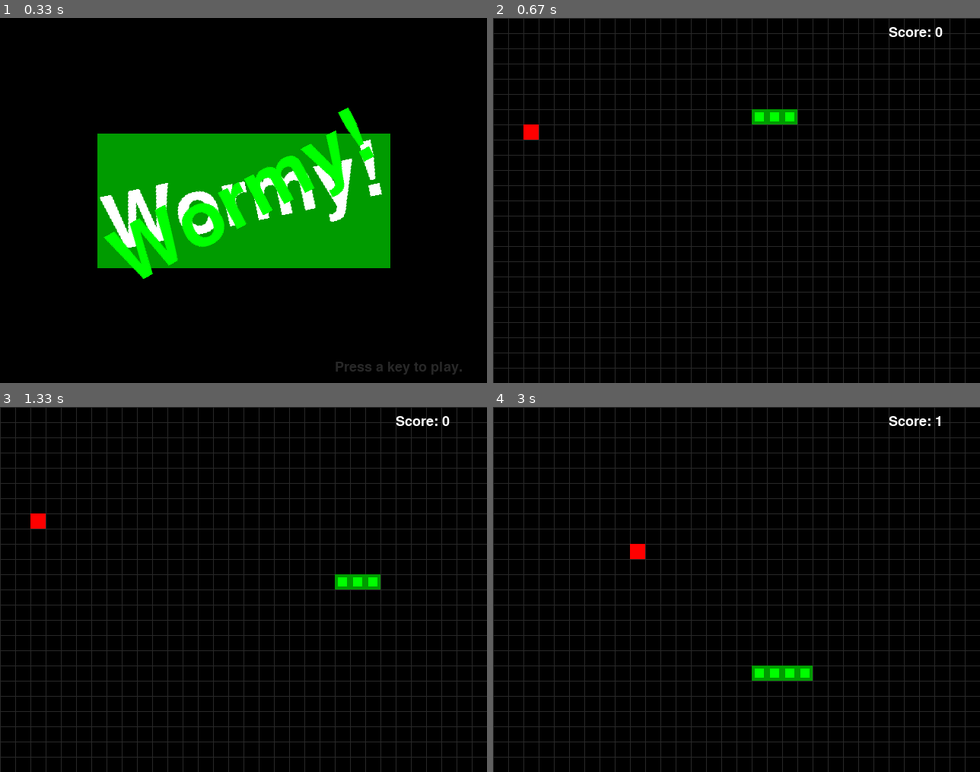
Above: before the commit, frames 1-4 (two rows, left to right).
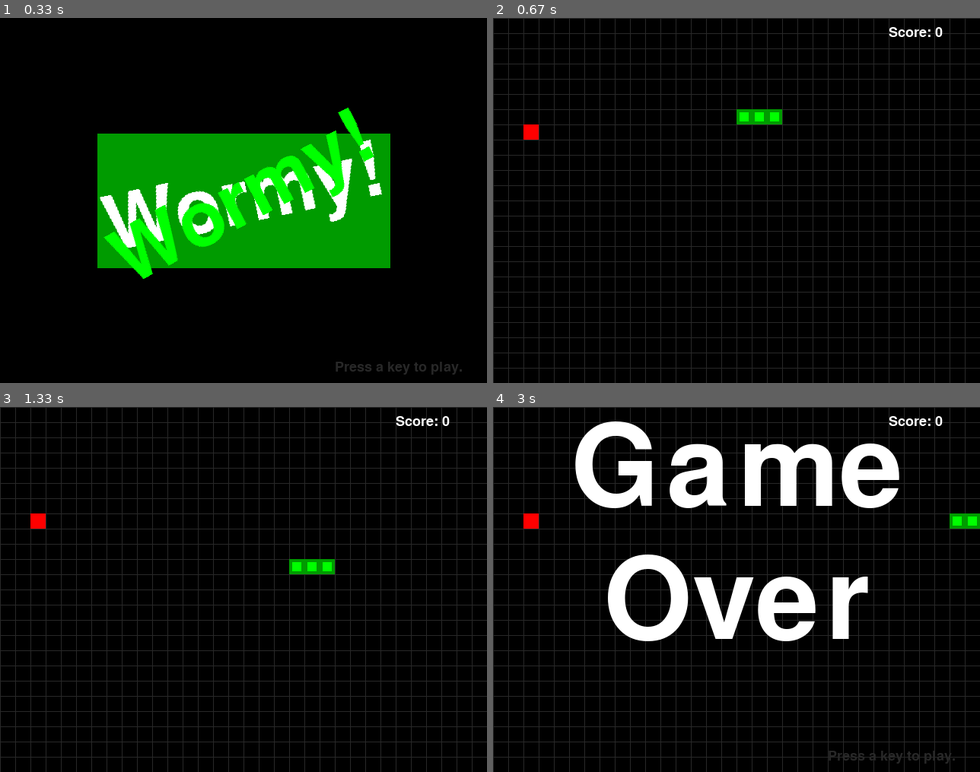
Above: after the commit, the same moments.

Repository: William-Hill/pygame_tutorials
Game: pygame game, started from wormy.py
Same seed, same stepped clock (60 frames per second), same inputs: the game is played once before the commit and once after it.
Inputs:
- Up to frame 1 (0.33 s): no input
- Up to frame 2 (0.67 s): tap Enter at 0.33 s
- Up to frame 3 (1.33 s): tap S at 0.67 s; hold Right from 1 s (still down)
- Up to frame 4 (3 s): release Right at 1.47 s; hold Up 1.5-1.8 s; hold Right 1.83-2.3 s; hold Left 2.33-2.87 s

Frame 1 is identical in both runs. In frame 2, 0.3% of the frame differs, in the area x 50-63%, y 25-30%; in frame 3, 0.8%; in frame 4, 13%, in the area x 6-100%, y 2-98%.

Commit message:
added next level functionality

Diff:
--- a/wormy.py
+++ b/wormy.py
@@ -5,8 +5,11 @@
 
 import random, pygame, sys
 from pygame.locals import *
-
-FPS = 15
+import pickle
+import os
+
+START_SCREEN_FPS = 15
+FPS = 10
 WINDOWWIDTH = 640
 WINDOWHEIGHT = 480
 CELLSIZE = 20
@@ -30,9 +33,10 @@
 RIGHT = 'right'
 
 HEAD = 0 # syntactic sugar: index of the worm's head
+level_up = False
 
 def main():
-    global FPSCLOCK, DISPLAYSURF, BASICFONT
+    global FPSCLOCK, DISPLAYSURF, BASICFONT, level_up
 
     pygame.init()
     FPSCLOCK = pygame.time.Clock()
@@ -43,16 +47,39 @@
     showStartScreen()
     while True:
         runGame()
-        showGameOverScreen()
+        if level_up:
+            showNextLevelScreen()
+        else:
+            showGameOverScreen()
+
+def load_wormy_state(temp_wormCoords, startx, starty, next_level):
+    if len(temp_wormCoords) > 3 and next_level:
+         wormCoords = [{'x': startx, 'y': starty}]
+         for i in range(1,len(temp_wormCoords)+1):
+             wormCoords.append({'x': startx - i, 'y': starty})
+         return wormCoords
+    else:
+        return [{'x': startx, 'y': starty},
+                      {'x': startx - 1, 'y': starty},
+                      {'x': startx - 2, 'y': starty}]
 
 
 def runGame():
     # Set a random start point.
+    global level_up
     startx = random.randint(5, CELLWIDTH - 6)
     starty = random.randint(5, CELLHEIGHT - 6)
-    wormCoords = [{'x': startx,     'y': starty},
-                  {'x': startx - 1, 'y': starty},
-                  {'x': startx - 2, 'y': starty}]
+    try:
+        with open ('worm_state.txt', 'rb') as wormy_state:
+            temp_wormCoords = pickle.load(wormy_state)
+        wormCoords = load_wormy_state(temp_wormCoords, startx, starty, level_up)
+        next_level = False
+    except FileNotFoundError as error:
+        print("error:", error)
+        wormCoords = [{'x': startx,     'y': starty},
+                      {'x': startx - 1, 'y': starty},
+                      {'x': startx - 2, 'y': starty}]
+        next_level = False
     direction = RIGHT
 
     # Start the apple in a random place.
@@ -76,14 +103,30 @@
 
         # check if the worm has hit itself or the edge
         if wormCoords[HEAD]['x'] == -1 or wormCoords[HEAD]['x'] == CELLWIDTH or wormCoords[HEAD]['y'] == -1 or wormCoords[HEAD]['y'] == CELLHEIGHT:
+            next_level = False
+            level_up = False
+            try:
+                os.remove("worm_state.txt")
+            except FileNotFoundError as error:
+                print("error:", error)
             return # game over
         for wormBody in wormCoords[1:]:
             if wormBody['x'] == wormCoords[HEAD]['x'] and wormBody['y'] == wormCoords[HEAD]['y']:
+                next_level = False
+                level_up = False
+                try:
+                    os.remove("worm_state.txt")
+                except FileNotFoundError as error:
+                    print("error:", error)
                 return # game over
 
-        # check if worm has eaten an apply
+        # check if worm has eaten an apple
         if wormCoords[HEAD]['x'] == apple['x'] and wormCoords[HEAD]['y'] == apple['y']:
             # don't remove worm's tail segment
+            with open('worm_state.txt', 'wb') as fp:
+                pickle.dump(wormCoords, fp)
+            next_level = True
+            level_up = True
             apple = getRandomLocation() # set a new apple somewhere
         else:
             del wormCoords[-1] # remove worm's tail segment
@@ -104,6 +147,12 @@
         drawApple(apple)
         drawScore(len(wormCoords) - 3)
         pygame.display.update()
+        if (len(wormCoords) - 3) > 0 and (len(wormCoords) - 3) % 2 == 0 and next_level:
+            global FPS
+            FPS += 2
+            print("FPS:", FPS)
+            level_up = True
+            return
         FPSCLOCK.tick(FPS)
 
 def drawPressKeyMsg():
@@ -150,7 +199,7 @@
             pygame.event.get() # clear event queue
             return
         pygame.display.update()
-        FPSCLOCK.tick(FPS)
+        FPSCLOCK.tick(START_SCREEN_FPS)
         degrees1 += 3 # rotate by 3 degrees each frame
         degrees2 += 7 # rotate by 7 degrees each frame
 
@@ -163,8 +212,30 @@
 def getRandomLocation():
     return {'x': random.randint(0, CELLWIDTH - 1), 'y': random.randint(0, CELLHEIGHT - 1)}
 
+def showNextLevelScreen():
+    gameOverFont = pygame.font.Font('freesansbold.ttf', 150)
+    gameSurf = gameOverFont.render('Next', True, WHITE)
+    overSurf = gameOverFont.render('Level', True, WHITE)
+    gameRect = gameSurf.get_rect()
+    overRect = overSurf.get_rect()
+    gameRect.midtop = (WINDOWWIDTH / 2, 10)
+    overRect.midtop = (WINDOWWIDTH / 2, gameRect.height + 10 + 25)
+    DISPLAYSURF.blit(gameSurf, gameRect)
+    DISPLAYSURF.blit(overSurf, overRect)
+    drawPressKeyMsg()
+    pygame.display.update()
+    pygame.time.wait(500)
+    checkForKeyPress() # clear out any key presses in the event queue
+
+    while True:
+        if checkForKeyPress():
+            pygame.event.get() # clear event queue
+            return
+
 
 def showGameOverScreen():
+    global FPS
+    FPS = 10
     gameOverFont = pygame.font.Font('freesansbold.ttf', 150)
     gameSurf = gameOverFont.render('Game', True, WHITE)
     overSurf = gameOverFont.render('Over', True, WHITE)
@@ -179,6 +250,7 @@
     pygame.display.update()
     pygame.time.wait(500)
     checkForKeyPress() # clear out any key presses in the event queue
+    # worm_state.close()
 
     while True:
         if checkForKeyPress():
